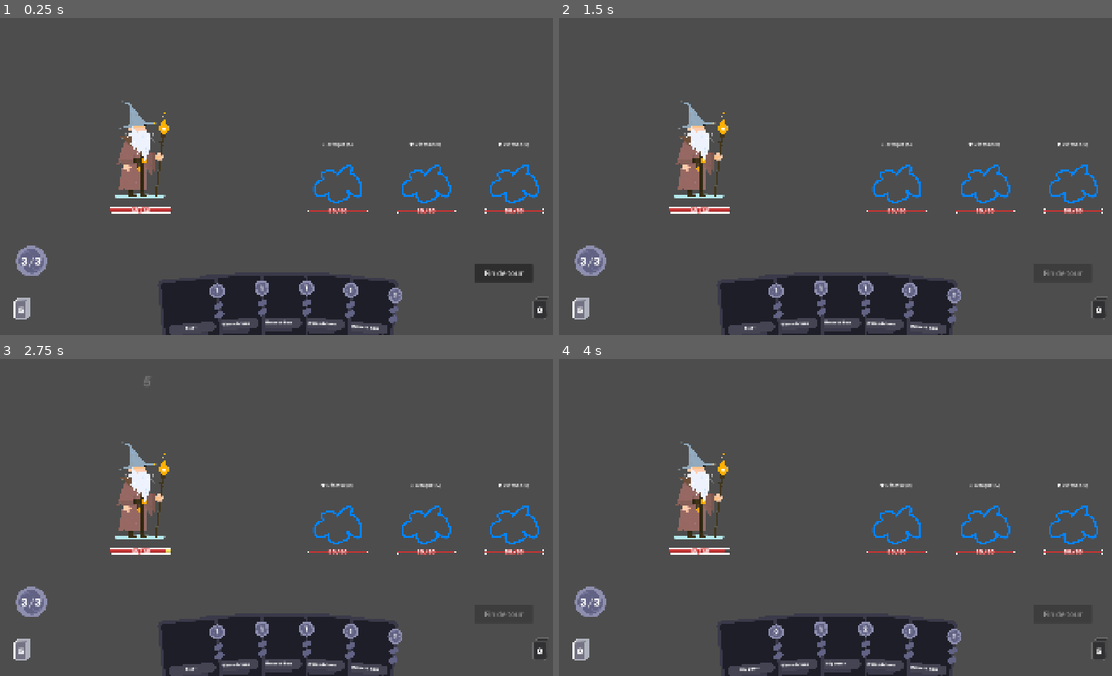
Above: before the commit, frames 1-4 (two rows, left to right).
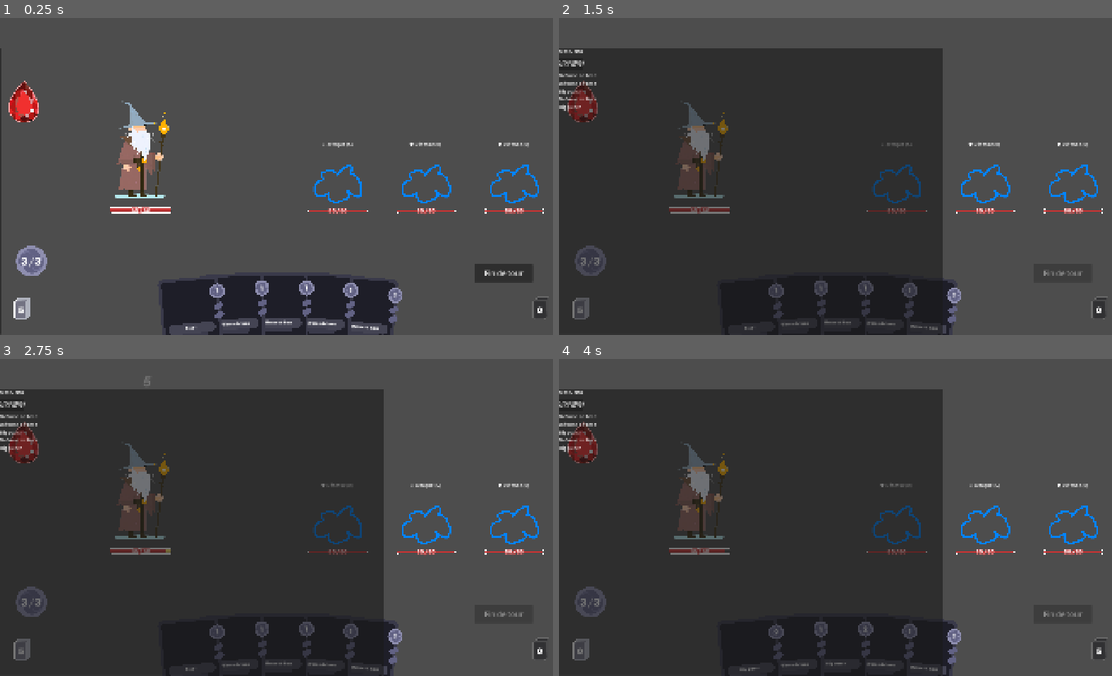
Above: after the commit, the same moments.

Repository: Elehos/jeu_de_bouboules
Game: Godot game, scene res://scenes/combat/combat.tscn
Two runs of this game, one before a commit and one after it. Both use one fixed random seed, a clock stepped at 60 frames per second and the inputs below.
Inputs (mouse positions are in pixels of both pictures, inside the frame that each line leads up to):
- Up to frame 1 (0.25 s): no input
- Up to frame 2 (1.5 s): click (581, 100) at 0.52 s; click "Fin de tour" at 1.25 s
- Up to frame 3 (2.75 s): click (22, 441) at 2.02 s
- Up to frame 4 (4 s): click (581, 441) at 2.77 s; click "Fin de tour" at 3.5 s

The runs differ from the first frame. In frame 1, 0.7% of the frame differs, in the area x 0-8%, y 9-100%; in frame 2, 57%, in the area x 0-70%, y 9-100%; in frame 3, 57%; in frame 4, 57%.

Commit message:
last

Diff:
--- a/project.godot
+++ b/project.godot
@@ -19,6 +19,7 @@
 
 CombatEvents="*uid://bs5460a8lsq78"
 DeckManager="*uid://d3b8sfuwxuw2f"
+GemInventory="*uid://dljbij33aq0sy"
 
 [display]
 
--- /dev/null
+++ b/ressourcesGems/ruby1.tres
@@ -0,0 +1,10 @@
+[gd_resource type="Resource" script_class="GemData" format=3 uid="uid://cdytd8w6xkwf8"]
+
+[ext_resource type="Script" uid="uid://b02w7737ctf1b" path="res://script/gems/GemData.gd" id="1_cqv3y"]
+
+[resource]
+script = ExtResource("1_cqv3y")
+gem_name = "Small Ruby"
+description = "Attack +2"
+damage_bonus = 2
+metadata/_custom_type_script = "uid://b02w7737ctf1b"
--- a/scenes/combat/combat.tscn
+++ b/scenes/combat/combat.tscn
@@ -25,6 +25,10 @@
 [ext_resource type="Texture2D" uid="uid://c756ybjboc617" path="res://assets/ui/discard.png" id="20_j11kn"]
 [ext_resource type="Texture2D" uid="uid://dfdw2ai6ys5cm" path="res://assets/ui/mana_count.png" id="21_qs84n"]
 [ext_resource type="FontFile" uid="uid://cweuoumjq3fpl" path="res://assets/fonts/GeneralSans-Regular.otf" id="22_08wqo"]
+[ext_resource type="Texture2D" uid="uid://b8dv2gfc27ph1" path="res://assets/gems/ruby.png" id="26_xsobv"]
+[ext_resource type="Script" uid="uid://b6itj8dvr5ww8" path="res://script/gems/GemBag.gd" id="27_5gaff"]
+[ext_resource type="PackedScene" uid="uid://d0tb3k3iwaipx" path="res://scenes/gems/gem_icon.tscn" id="28_a2dhc"]
+[ext_resource type="PackedScene" uid="uid://bgc2demvv24yu" path="res://scenes/gems/card_gem_slot_row.tscn" id="29_oxr7k"]
 
 [sub_resource type="StyleBoxFlat" id="StyleBoxFlat_mrrmw"]
 bg_color = Color(0.7266102, 0.5801185, 0.1586653, 1)
@@ -268,3 +272,46 @@
 layout_mode = 2
 theme_override_fonts/font = ExtResource("19_akrri")
 theme_override_font_sizes/font_size = 39
+
+[node name="GemBagButton" type="TextureButton" parent="UI" unique_id=121839318]
+offset_left = 28.0
+offset_top = 213.0
+offset_right = 238.0
+offset_bottom = 503.0
+scale = Vector2(0.5, 0.5)
+texture_normal = ExtResource("26_xsobv")
+
+[node name="GemBagPanel" type="Panel" parent="UI" unique_id=1109758043]
+offset_left = -1304.0
+offset_top = 102.0
+offset_bottom = 1078.0
+script = ExtResource("27_5gaff")
+gem_icon_scene = ExtResource("28_a2dhc")
+card_row_scene = ExtResource("29_oxr7k")
+
+[node name="Content" type="VBoxContainer" parent="UI/GemBagPanel" unique_id=984067812]
+layout_mode = 1
+anchors_preset = 15
+anchor_right = 1.0
+anchor_bottom = 1.0
+grow_horizontal = 2
+grow_vertical = 2
+theme_override_constants/separation = 12
+
+[node name="Titre" type="Label" parent="UI/GemBagPanel/Content" unique_id=1041237963]
+layout_mode = 2
+text = "Mes Gems"
+
+[node name="GemList" type="HFlowContainer" parent="UI/GemBagPanel/Content" unique_id=216749305]
+layout_mode = 2
+
+[node name="Deck" type="Label" parent="UI/GemBagPanel/Content" unique_id=850009372]
+layout_mode = 2
+text = "Mon Deck"
+
+[node name="DeckScroll" type="ScrollContainer" parent="UI/GemBagPanel/Content" unique_id=680636174]
+custom_minimum_size = Vector2(0, 400)
+layout_mode = 2
+
+[node name="DeckList" type="VBoxContainer" parent="UI/GemBagPanel/Content/DeckScroll" unique_id=1606764037]
+layout_mode = 2
--- /dev/null
+++ b/scenes/gems/card_gem_slot_row.tscn
@@ -0,0 +1,12 @@
+[gd_scene format=3 uid="uid://bgc2demvv24yu"]
+
+[ext_resource type="Script" uid="uid://ds2wwr6rlwocx" path="res://script/gems/CardGemSlotRow.gd" id="1_vdw8s"]
+
+[node name="CardGemSlotRow" type="HBoxContainer" unique_id=1193486498]
+script = ExtResource("1_vdw8s")
+
+[node name="CardNameLabel" type="Label" parent="." unique_id=211277058]
+layout_mode = 2
+
+[node name="GemSlot" type="Panel" parent="." unique_id=713245421]
+layout_mode = 2
--- /dev/null
+++ b/scenes/gems/gem_icon.tscn
@@ -0,0 +1,19 @@
+[gd_scene format=3 uid="uid://d0tb3k3iwaipx"]
+
+[ext_resource type="Script" uid="uid://bnev4ygutki70" path="res://script/gems/GemIcon.gd" id="1_bs8xs"]
+
+[node name="GemIcon" type="Control" unique_id=866917980]
+layout_mode = 3
+anchors_preset = 0
+script = ExtResource("1_bs8xs")
+
+[node name="Panel" type="Panel" parent="." unique_id=1262222953]
+custom_minimum_size = Vector2(80, 0)
+layout_mode = 0
+offset_right = 40.0
+offset_bottom = 40.0
+
+[node name="Label" type="Label" parent="." unique_id=1576234064]
+layout_mode = 0
+offset_right = 40.0
+offset_bottom = 23.0
--- /dev/null
+++ b/scenes/gems/gem_inventory.tscn
@@ -0,0 +1,9 @@
+[gd_scene format=3 uid="uid://dljbij33aq0sy"]
+
+[ext_resource type="Script" uid="uid://bklu617xpm02i" path="res://script/gems/GemInventory.gd" id="1_poxtt"]
+[ext_resource type="Script" uid="uid://b02w7737ctf1b" path="res://script/gems/GemData.gd" id="2_mkw5x"]
+[ext_resource type="Resource" uid="uid://cdytd8w6xkwf8" path="res://ressourcesGems/ruby1.tres" id="3_oputv"]
+
+[node name="GemInventory" type="Node2D" unique_id=524607973]
+script = ExtResource("1_poxtt")
+owned_gems = Array[ExtResource("2_mkw5x")]([ExtResource("3_oputv")])
--- a/script/cards/CardData.gd
+++ b/script/cards/CardData.gd
@@ -8,5 +8,13 @@
 @export var damage: int = 0
 @export var block: int = 0
 
-# true = la carte doit être jouée sur une cible précise (ex : cartes de dégâts)
 @export var requires_target: bool = false
+
+# Gem équipée sur cet exemplaire précis de la carte
+@export var equipped_gem: GemData = null
+
+func get_effective_damage() -> int:
+	var bonus: int = 0
+	if equipped_gem:
+		bonus = equipped_gem.damage_bonus
+	return damage + bonus
--- a/script/cards/DeckManager.gd
+++ b/script/cards/DeckManager.gd
@@ -4,7 +4,9 @@
 var discard_pile: Array[CardData] = []
 
 func setup_deck(starting_deck: Array[CardData]) -> void:
-	draw_pile = starting_deck.duplicate()
+	draw_pile.clear()
+	for card in starting_deck:
+		draw_pile.append(card.duplicate(true))
 	draw_pile.shuffle()
 	discard_pile.clear()
 	_notify_counts()
@@ -31,3 +33,7 @@
 
 func _notify_counts() -> void:
 	CombatEvents.deck_counts_changed.emit(draw_pile.size(), discard_pile.size())
+
+# Combine pioche + défausse : l'intégralité du deck, peu importe l'avancée du combat
+func get_full_deck() -> Array[CardData]:
+	return draw_pile + discard_pile
--- a/script/combat/CombatManager.gd
+++ b/script/combat/CombatManager.gd
@@ -21,6 +21,8 @@
 @onready var card_list_popup: CardListPopup = $UI/CardListPopup
 @onready var draw_pile_icon: Control = $UI/DrawPileIcon
 @onready var discard_pile_icon: Control = $UI/DiscardPileIcon
+@onready var gem_bag_button: TextureButton = $UI/GemBagButton
+@onready var gem_bag: GemBag = $UI/GemBagPanel
 
 var combat_over: bool = false
 @onready var enemy_zone_center: Marker2D = $WorldRoot/EnemyZoneCenter
@@ -52,6 +54,7 @@
 	player.damage_taken.connect(_on_damage_taken)
 	draw_pile_icon.gui_input.connect(_on_draw_pile_input)
 	discard_pile_icon.gui_input.connect(_on_discard_pile_input)
+	gem_bag_button.pressed.connect(gem_bag.toggle)
 	start_turn(TurnState.PLAYER_TURN)
 
 
@@ -111,7 +114,7 @@
 		return
 
 	if card_data.damage > 0 and target:
-		target.take_damage(card_data.damage)
+		target.take_damage(card_data.get_effective_damage())
 
 	if card_data.block > 0:
 		player.gain_block(card_data.block)
--- /dev/null
+++ b/script/gems/CardGemSlotRow.gd
@@ -0,0 +1,14 @@
+extends HBoxContainer
+class_name CardGemSlotRow
+
+@export var card_data: CardData
+
+@onready var card_name_label: Label = $CardNameLabel
+@onready var gem_slot: Panel = $GemSlot
+
+func _ready() -> void:
+	update_display()
+
+func update_display() -> void:
+	if card_data:
+		card_name_label.text = card_data.card_name
--- /dev/null
+++ b/script/gems/GemBag.gd
@@ -0,0 +1,53 @@
+extends Panel
+class_name GemBag
+
+@export var closed_position_x: float = -1300.0
+@export var open_position_x: float = 0.0
+@export var slide_duration: float = 0.25
+
+@export var gem_icon_scene: PackedScene
+@export var card_row_scene: PackedScene
+
+@onready var gem_list: HFlowContainer = $Content/GemList
+@onready var deck_list: VBoxContainer = $Content/DeckScroll/DeckList
+
+var is_open: bool = false
+
+func _ready() -> void:
+	position.x = closed_position_x
+
+func toggle() -> void:
+	if is_open:
+		close()
+	else:
+		open()
+
+func open() -> void:
+	is_open = true
+	refresh_gems()
+	refresh_deck()
+	var tween: Tween = create_tween()
+	tween.tween_property(self, "position:x", open_position_x, slide_duration)
+
+func close() -> void:
+	is_open = false
+	var tween: Tween = create_tween()
+	tween.tween_property(self, "position:x", closed_position_x, slide_duration)
+
+func refresh_gems() -> void:
+	for child in gem_list.get_children():
+		child.queue_free()
+
+	for gem in GemInventory.owned_gems:
+		var gem_instance = gem_icon_scene.instantiate()
+		gem_instance.gem_data = gem
+		gem_list.add_child(gem_instance)
+
+func refresh_deck() -> void:
+	for child in deck_list.get_children():
+		child.queue_free()
+
+	for card in DeckManager.get_full_deck():
+		var row_instance = card_row_scene.instantiate()
+		row_instance.card_data = card
+		deck_list.add_child(row_instance)
--- /dev/null
+++ b/script/gems/GemData.gd
@@ -0,0 +1,8 @@
+extends Resource
+class_name GemData
+
+@export var gem_name: String = ""
+@export var description: String = ""
+
+# Effet : pour l'instant, juste un bonus de dégâts (le rubis)
+@export var damage_bonus: int = 0
--- /dev/null
+++ b/script/gems/GemIcon.gd
@@ -0,0 +1,13 @@
+extends Control
+class_name GemIcon
+
+@export var gem_data: GemData
+
+@onready var label: Label = $Label
+
+func _ready() -> void:
+	update_display()
+
+func update_display() -> void:
+	if gem_data:
+		label.text = gem_data.gem_name
--- /dev/null
+++ b/script/gems/GemInventory.gd
@@ -0,0 +1,5 @@
+extends Node
+
+@export var owned_gems: Array[GemData] = []
+
+signal gems_changed
Not shown, added: script/gems/CardGemSlotRow.gd.uid
Not shown, added: script/gems/GemBag.gd.uid
Not shown, added: script/gems/GemData.gd.uid
Not shown, added: script/gems/GemIcon.gd.uid
Not shown, added: script/gems/GemInventory.gd.uid
